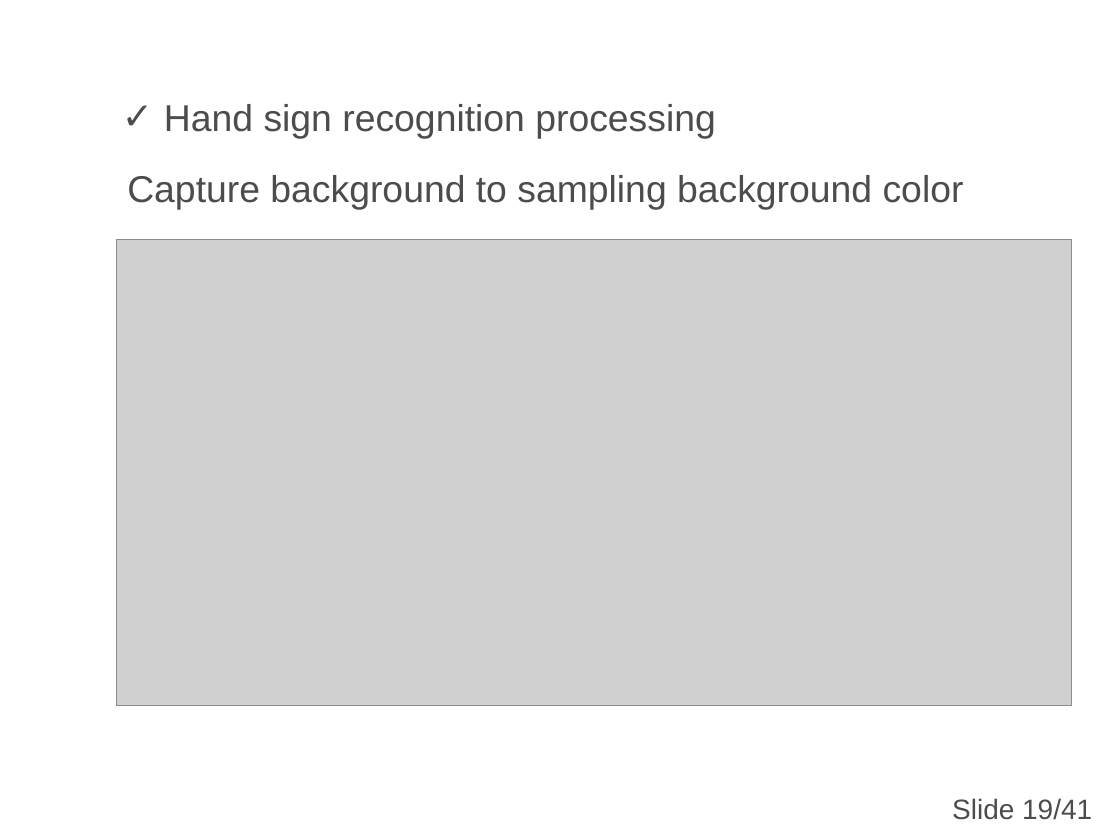
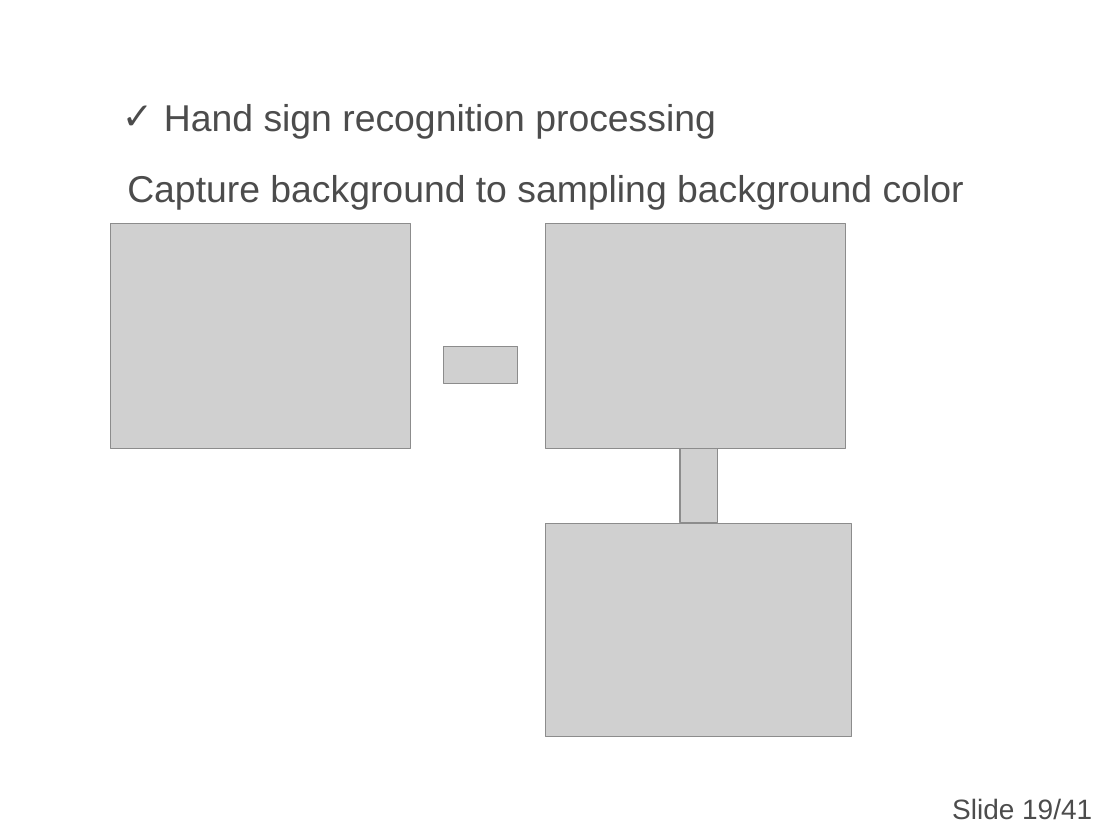
Before and after one commit to nicknguyen071093/CapstoneProject, a slide deck: slide 17 of Baocao/1007/Tan/CapstoneProject.ppt. Drawn at 1120x840 pixels with LibreOffice and Linux fonts; fonts in the diff are those of the drawing; grey boxes stand for pictures; background and template pictures are left out. Boxes give left, top, right and bottom in pixels: in the first picture for what was removed or moved away, otherwise in the second. Text is boxed around its words. In the diff, an @@ line names an element or a change of style, - is before the commit and + after.

```diff
--- a/Baocao/1007/Tan/CapstoneProject.ppt
+++ b/Baocao/1007/Tan/CapstoneProject.ppt
@@ picture added at <box>111,223,411,448</box> @@
@@ picture added at <box>545,223,846,448</box> @@
@@ picture added at <box>444,346,519,383</box> @@
@@ picture: place and size @@
-picture at <box>116,240,1072,706</box>
+picture at <box>680,448,717,523</box>
@@ picture added at <box>545,524,852,737</box> @@
```
Also in this commit, not shown: 3 other slides changed, 2 slides added, 5 slides removed.
